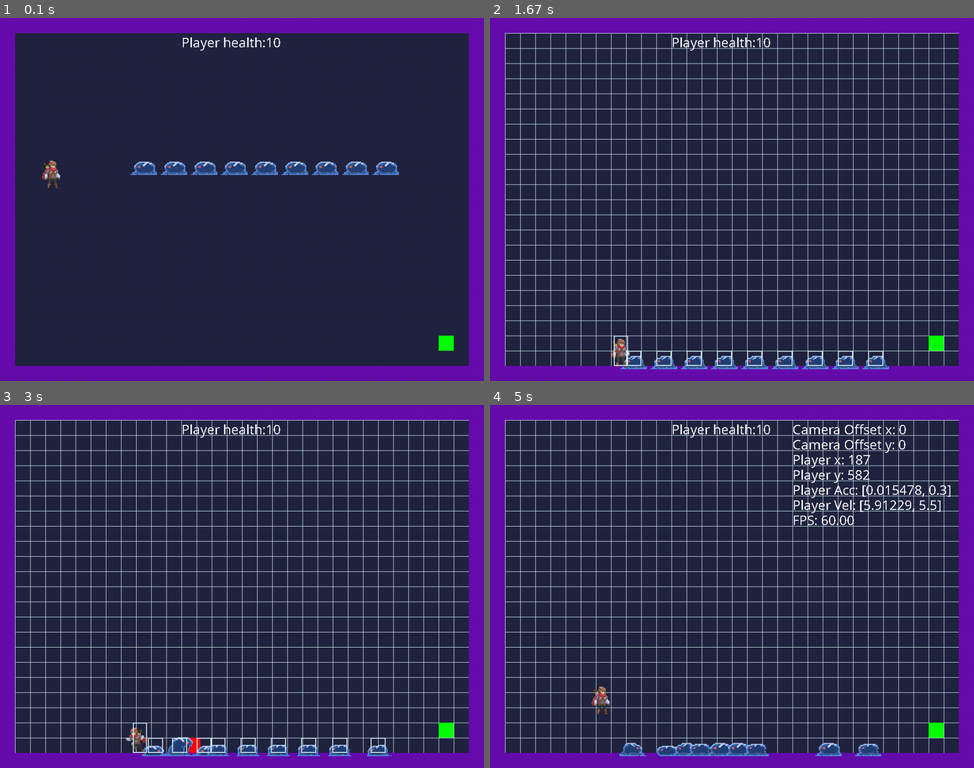
Above: before the commit, frames 1-4 (two rows, left to right).
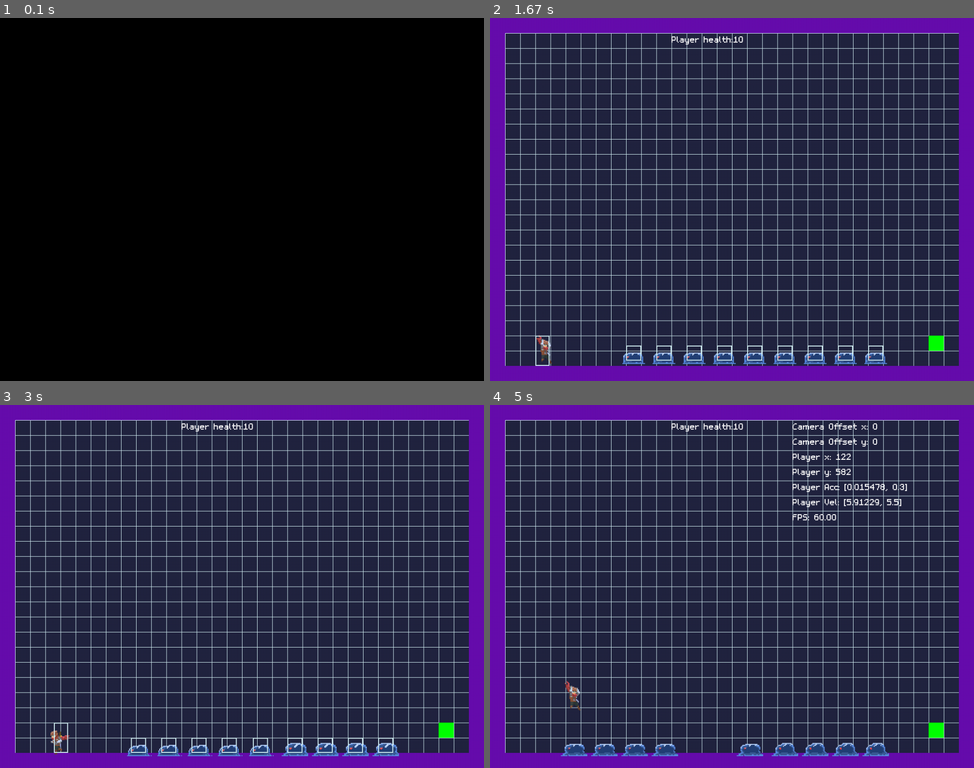
Above: after the commit, the same moments.

Repository: ArthurC13/A-Level-Project-Arthur-Chen
Game: pygame game, started from A level Project.py
Same seed, same stepped clock (60 frames per second), same inputs: the game is played once before the commit and once after it.
Inputs:
- Up to frame 1 (0.1 s): no input
- Up to frame 2 (1.67 s): hold Right 0.33-0.8 s; tap 1 at 0.83 s; tap 3 at 1.33 s
- Up to frame 3 (3 s): hold Up 1.67-1.97 s; hold Right 2-2.47 s; hold Left from 2.5 s (still down)
- Up to frame 4 (5 s): release Left at 3.03 s; tap Z at 3.4, 3.8, 4.1, 4.23, 4.63, 4.93 s; hold Left 3.73-4.13 s; tap 3 at 3.88 s; hold Up 4.17-4.53 s; hold Right from 4.57 s (still down); tap 2 at 4.72 s

The runs differ from the first frame. In frame 1, 100% of the frame differs, in the area x 0-100%, y 0-100%; in frame 2, 2.4%; in frame 3, 2.5%; in frame 4, 4.3%.

Commit message:
import fonts

Diff:
--- a/A level Project.py
+++ b/A level Project.py
@@ -278,8 +278,12 @@
                 if self.current_sprite == 1:
                     self.air_attack()
                 if self.current_sprite > len(sprites_list[self.current_action])-1:
-                    self.current_sprite = 0
-                    self.current_action = 0
+                    if self.vel.y > 0:
+                        self.current_action = 3
+                        self.current_sprite = 1
+                    else:
+                        self.current_action = 2
+                        self.current_sprite = 3
                 self.image = sprites_list[self.current_action][self.current_sprite]
                 self.last_sprite_time = pygame.time.get_ticks()
 
@@ -580,7 +584,7 @@
         pygame.display.set_caption(GAMETITLE)
         self.clock = pygame.time.Clock()
         pygame.key.set_repeat(100, 50)
-        self.myfont = pygame.font.SysFont('Comic Sans MS', 30)
+        self.myfont = pygame.font.Font('fonts/m5x7.ttf', 30)
         self.tools_reset()
 
     def sprite_group_reset(self):
@@ -655,6 +659,11 @@
                 self.dt = self.clock.tick(FPS)/1000
                 self.events()
                 self.draw()
+            self.new_game()
+        elif self.mode == 'home screen':
+            while self.wait:
+                self.dt = self.clock.tick(FPS)/1000
+                self.events()
             self.new_game()
 
     def events(self):
@@ -684,6 +693,8 @@
                         self.pause_game()
                 elif self.mode == 'death screen':
                     self.wait = False
+                elif self.mode == 'home screen':
+                    self.wait = False
 
     def update(self):
         self.all_sprites_group.update()
@@ -735,7 +746,8 @@
             pygame.draw.line(self.screen, LIGHTBLUE, (0, y), (WIDTH, y))
 
     def home_screen(self):
-        pass
+        self.mode = 'home screen'
+        self.wait_loop()
 
     def game_over(self):
         self.done = True
@@ -755,7 +767,6 @@
 run = True
 game = Game()
 game.home_screen()
-game.new_game()
 while run:
     game.game_loop()
     game.wait_loop()
--- /dev/null
+++ b/maps/map4.txt
@@ -0,0 +1,49 @@
+11111111111111111111111111111111111111111111111111111111111111111111111111111111111111111111111111111111111111111111111111111111
+10000000000000000000000000000000000000000000000000000000000000000000000000000000000000000000000000000000000000000000000000000001
+10000000000000000000000000000000000000000000000s000000000000000000000000000000000000s0000000000000000000000000000000000000000001
+100000p0000000000000000000000000000000000000000000000000000000000000000000000022222222222222000000000000000000000000000000000001
+1000000000000000000000000000000000000032222222222222200000000000s000000000000000000000000000000011100000000000000000000000000001
+100002222222222220000000s0000000000000300000000000000000000000000000000000000000000000000000000000000000000000000000000000000001
+10000000000000000000000000000000000000300000000000000000000111111111110000000000000000000000000000000000022222222222222000000001
+10000000000000000000001111110000000000300000000000000000000000000000000000000000000000000000011000000000000000000000000000000001
+10000000000000000000000000000000000000000000000000000000000000000000000000000000000000000000000s00000000000000000000000000000001
+10000000000000000000000000000000000000000000000000000000000000000000000000000000000000000000000000000000000000000000000000000001
+10000000000000000000000000000022220000000000000000000000000000000000000000000000000000000002222222200000000000000000000000000001
+100000000000000000000200000000000000000s0000000000000000000000000000000000000000000000000000000000000000000000000000000000000001
+1000000000000000000000000000000000000000000000000000000000s00000000s000000000000000000000000000000000001110000000000000000000001
+10000000000000011000000000000000000001111111000000000000000000000000000000000000111111111000000000000000000000000000000000000001
+100000000000000000000000s0000000000000000000000000000000000000000000000000000000000000000000000000000000000000000000000000000001
+10000000000000000000000000000000000000000000000002222222222222222222222222230000000000000000000000002222222222222222322222200001
+10000000000000000000011111111000000000000000000000000000000000000000000000030000000000000000000000000000000000000000300000000001
+100000000000s0000000000000000000000000000000000000000000000000000000000000030000000000000000000010000000000000000000300000000001
+10000000000000000000000000000000000000000000000000000000000000000000000000030000000000000000000000000000000000000000300000000001
+10000002222222222222000000000000000000000000000000000000000000000000000000030000000000000000000000000000000000000000300000000001
+10000000000000000000000000000000000000000000000000000000000000000000000000030000000000000002000000000000000000000000300000000001
+10000000000000000000000000000000000000001000000000200000000000000000000000030000000000000000000000000000000000000000300000000001
+1000000000000000000000000000000000000000000000000000000000010000000s000000030000000000000000000000000000000000000000300000000001
+10000000000000000000000000000000000000000000000000000000000000000000000000030000001111110000000000000000000000000000300000000001
+10000000000000000000000000000000002000000000000000000000000000000022220000030000000000000000000000000000000000000000300000000001
+10000000000000000000000000000000000000000000000000000000000000000000000000030000000000000000000000000000000000000000300000000001
+10000000000000000000000000000000000000000000000000000000000000000000000000030000000000000000000000000002222200000000300000000001
+10000000000000000000000000000000000000000000000000000000000000000000000000030000000000000000000000000000000000000000300000000001
+10000000000000000000000000001000000000000000000000000000000000000000000000030000000000000000000000000000000000000000300000000001
+10000000000000000000000000000000000000000000000000000000000000s000000s0000030000000000000000000000000000000000000000300000000001
+10000000000000000220000000000000000000000000000000000000000000000000000000030000000000000000000000000000000000000000300000000001
+10000000000000000000000000000000000000000000000000000000000000000000000000030000000000000000000000000000000000000000300000000001
+10000000000000000000000000000000000000000000000000000011111111111111111111111111111113000000000000000000000000000000300000000001
+10000000000000000000000000001000000000000000000000000000000000000000000000000000000003000000000000000000000000000000300000000001
+10000000000000000000000000000000000000000000000000000000000000000000000000000000000000000000000000000000000000000000300000000001
+1000000000000000000000000000000000000200000000000000000000000d000000000000000000000000000000000000000000000000000000300000000001
+10000000000000000000000000000000000000000000000000000000002222222000000000000000000000000000000000000000000000000000300000000001
+10000000000000000000000000000100000000000000000000000000000000000000000000000000001000000000000000000000000000000000300000000001
+10000000000000000000000000000000000000000000000000000000000000000000000000000000000000000000000000000000000000000000300000000001
+10000000000000000000000000000000000000200000000000000010000000000000000000000000000000000000000000000000000000000000300000000001
+10000000000000000000000000000000000000000000000000000000000000000000000000000000000000000000000000000000000000000000300000000001
+10000000000000000000000000000000000000000000000000000000000000000000000000222220000000000000000000000000000000000000300000000001
+10000000000000000000000000000000000000000000000000000000000000000000000000000000000000000011111111000000000000000000300000000001
+10000000000000000000000000000000000000000000000000000000000000000000000000000000000000000000000000000000000000000000300000000001
+10000000000000000000000000000000000000000000000000000000000000000000000000000000000000000000000000000022222000000000300000000001
+10000000000000000000000000000000000000000000000000000000000000000000000000000000000000000000000000000000000000000000300000000001
+10000000000000000000000000000000000000000000000000000000000000000000000000000000000000000000000000000000000000000000300000000001
+10000000000000000000000000000000000000000000000000000000000000000000000000000000000000000000000000000000000000000000300000000001
+11111111111111111111111111111111111111111111111111111111111111111111111111111111111111111111111111111111111111111111111111111111
Binary file added: fonts/m5x7.ttf
Not shown, changed: .DS_Store
